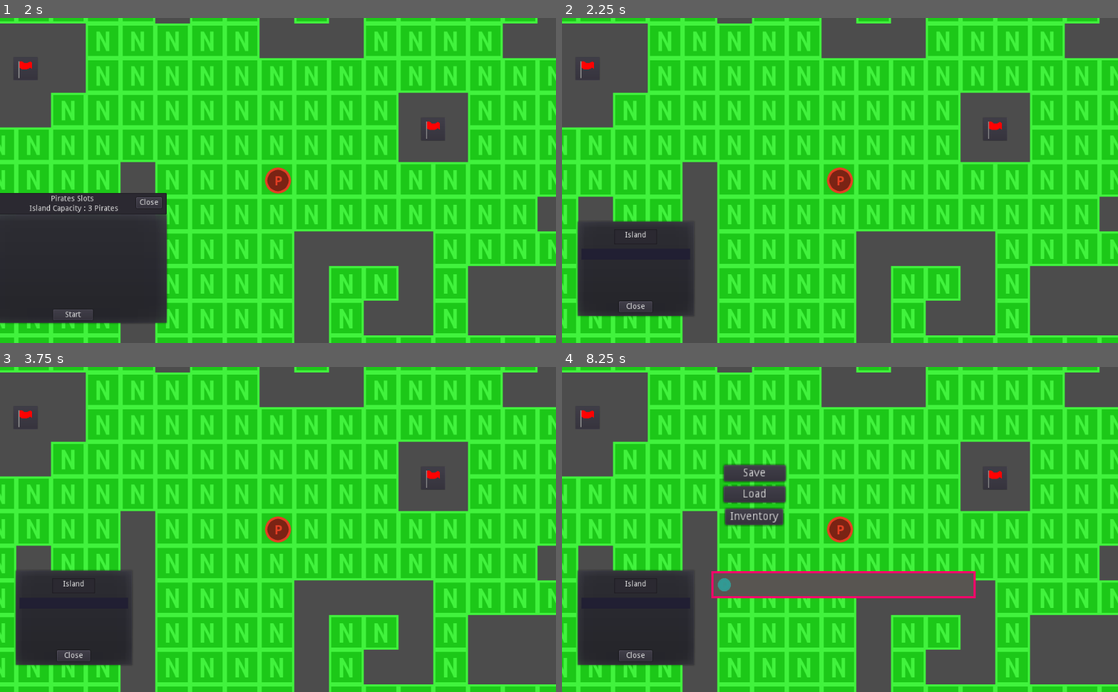
Above: before the commit, frames 1-4 (two rows, left to right).
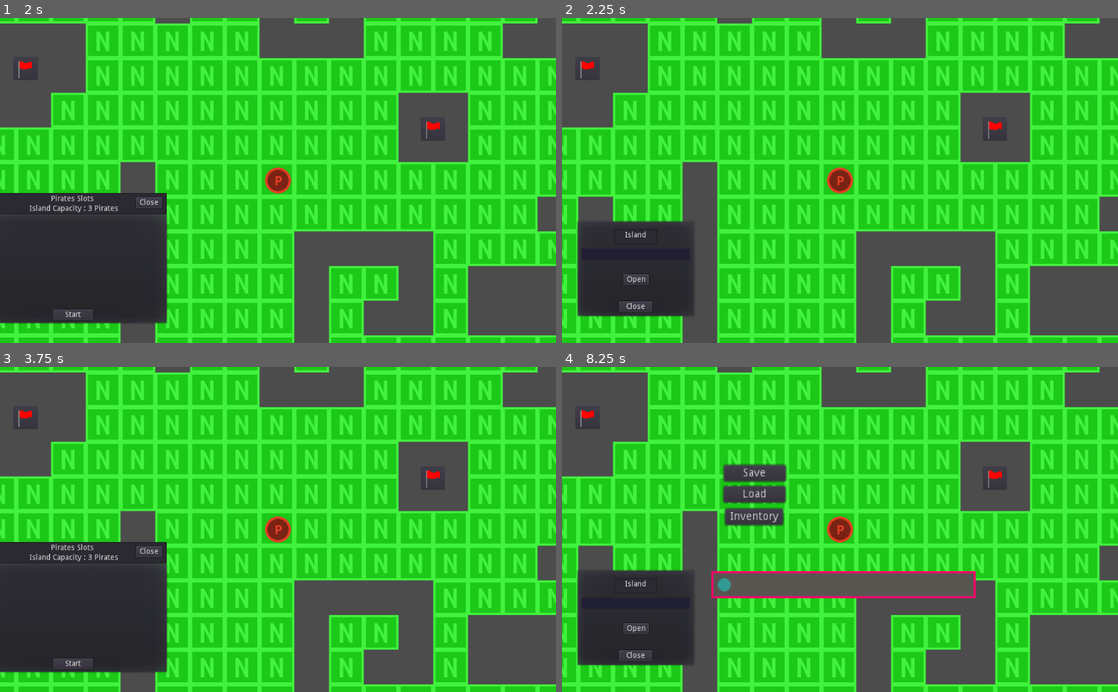
Above: after the commit, the same moments.

Repository: Escandiuzzi/PirateGodotProject
Game: Godot game, scene res://World.tscn
Two runs of this game, one before a commit and one after it. Both use one fixed random seed, a clock stepped at 60 frames per second and the inputs below.
Inputs (mouse positions are in pixels of both pictures, inside the frame that each line leads up to):
- Up to frame 1 (2 s): click (72, 268) at 0.52 s; click "Open" at 1.25 s
- Up to frame 2 (2.25 s): click "Start" at 2 s
- Up to frame 3 (3.75 s): click (72, 617) at 2.77 s; click (72, 627) at 3.5 s, where only the run after the commit has a clickable "Open"
- Up to frame 4 (8.25 s): click (634, 662) at 4.25 s, where only the run after the commit has a clickable "Start"; click (634, 617) at 5.02 s; click (634, 627) at 5.75 s, where only the run after the commit has a clickable "Open"; click (634, 662) at 6.5 s, where only the run after the commit has a clickable "Start"; tap Enter at 7.25 s; move the mouse to (962, 513) at 7.27 s; hold K (key_k) 7.28-8.03 s; tap Space at 8 s; move the mouse to (728, 545) at 8.02 s; tap V (key_v) at 8.1 s

Frame 1 is identical in both runs. In frame 2, less than 0.1% of the frame differs, in the area x 11-16%, y 78-83%; in frame 3, 6.0%, in the area x 0-31%, y 53-95%; in frame 4, less than 0.1%.

Commit message:
Fixed open button bug

Diff:
--- a/Island.gd
+++ b/Island.gd
@@ -106,7 +106,7 @@
 	popupMenu.hide();
 	if selectedPirates > 0:
 			_insertPirates();
-	button.hide();
+			button.hide();
 	pass;
 
 func _on_CollectButton_pressed():
--- a/IslandMenu.tscn
+++ b/IslandMenu.tscn
@@ -7,8 +7,10 @@
 [ext_resource path="res://Island.tscn" type="PackedScene" id=5]
 
 [node name="IslandMenu" type="Node2D"]
+editor/display_folded = true
 
 [node name="IslandMenu" type="PopupMenu" parent="."]
+editor/display_folded = true
 margin_left = -110.0
 margin_top = -90.0
 margin_right = 110.0
@@ -49,6 +51,7 @@
 script = ExtResource( 4 )
 
 [node name="Island" parent="IslandMenu" instance=ExtResource( 5 )]
+editor/display_folded = true
 position = Vector2( 89.093, 0 )
 
 [node name="Button" parent="IslandMenu/Island" index="1"]
@@ -60,6 +63,9 @@
 margin_left = -149.093
 margin_right = 198.907
 
+[node name="RewardMenu" parent="IslandMenu/Island" index="4"]
+editor/display_folded = true
+
 [connection signal="pressed" from="IslandMenu/Close" to="IslandMenu" method="_on_Close_pressed"]
 [connection signal="on_timer_change" from="IslandMenu/Island" to="IslandMenu/MineProgress" method="_on_Island_on_timer_change"]
 
--- a/World.tscn
+++ b/World.tscn
@@ -71,35 +71,58 @@
 text = "Close"
 
 [node name="Flags" type="Node" parent="."]
+editor/display_folded = true
 
 [node name="Flag" parent="Flags" instance=ExtResource( 6 )]
+editor/display_folded = true
 position = Vector2( -342.047, 196.745 )
 
 [node name="IslandMenu" parent="Flags/Flag" instance=ExtResource( 7 )]
+
+[node name="IslandMenu" parent="Flags/Flag/IslandMenu" index="0"]
+editor/display_folded = true
+
+[node name="Island" parent="Flags/Flag/IslandMenu/IslandMenu" index="4"]
+editor/display_folded = true
 
 [node name="PopupMenu" parent="Flags/Flag/IslandMenu/IslandMenu/Island" index="2"]
 path = "World/Flags/Flag"
 
 [node name="Flag2" parent="Flags" instance=ExtResource( 6 )]
+editor/display_folded = true
 position = Vector2( 319.674, -61.0101 )
 
 [node name="IslandMenu" parent="Flags/Flag2" instance=ExtResource( 7 )]
+editor/display_folded = true
+
+[node name="IslandMenu" parent="Flags/Flag2/IslandMenu" index="0"]
+editor/display_folded = true
 
 [node name="PopupMenu" parent="Flags/Flag2/IslandMenu/IslandMenu/Island" index="2"]
 path = "World/Flags/Flag2"
 
 [node name="Flag3" parent="Flags" instance=ExtResource( 6 )]
+editor/display_folded = true
 position = Vector2( -880.167, 356.523 )
 
 [node name="IslandMenu" parent="Flags/Flag3" instance=ExtResource( 7 )]
+editor/display_folded = true
+
+[node name="IslandMenu" parent="Flags/Flag3/IslandMenu" index="0"]
+editor/display_folded = true
 
 [node name="PopupMenu" parent="Flags/Flag3/IslandMenu/IslandMenu/Island" index="2"]
 path = "World/Flags/Flag3"
 
 [node name="Flag4" parent="Flags" instance=ExtResource( 6 )]
+editor/display_folded = true
 position = Vector2( -430.98, -172.553 )
 
 [node name="IslandMenu" parent="Flags/Flag4" instance=ExtResource( 7 )]
+editor/display_folded = true
+
+[node name="IslandMenu" parent="Flags/Flag4/IslandMenu" index="0"]
+editor/display_folded = true
 
 [node name="PopupMenu" parent="Flags/Flag4/IslandMenu/IslandMenu/Island" index="2"]
 path = "World/Flags/Flag4"
